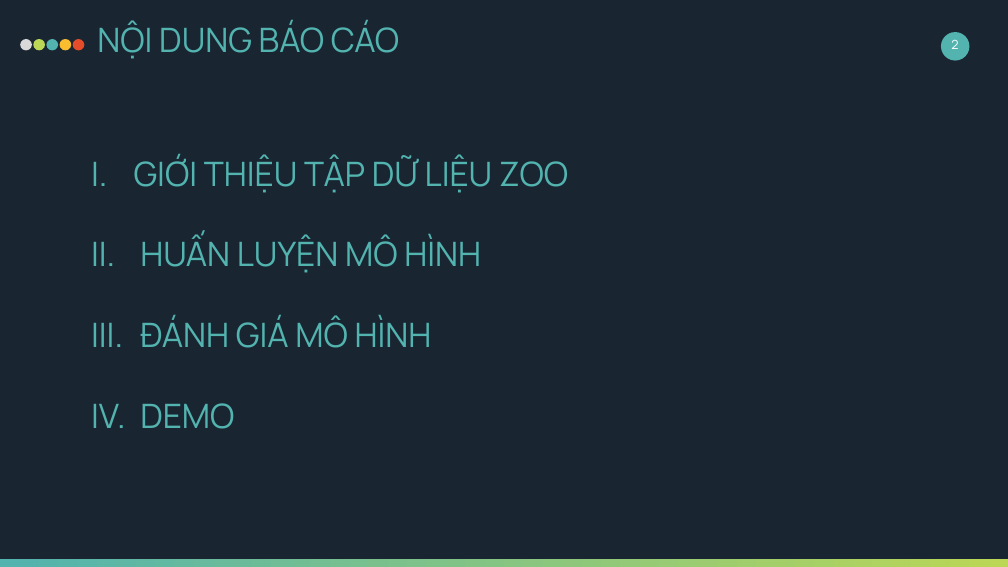
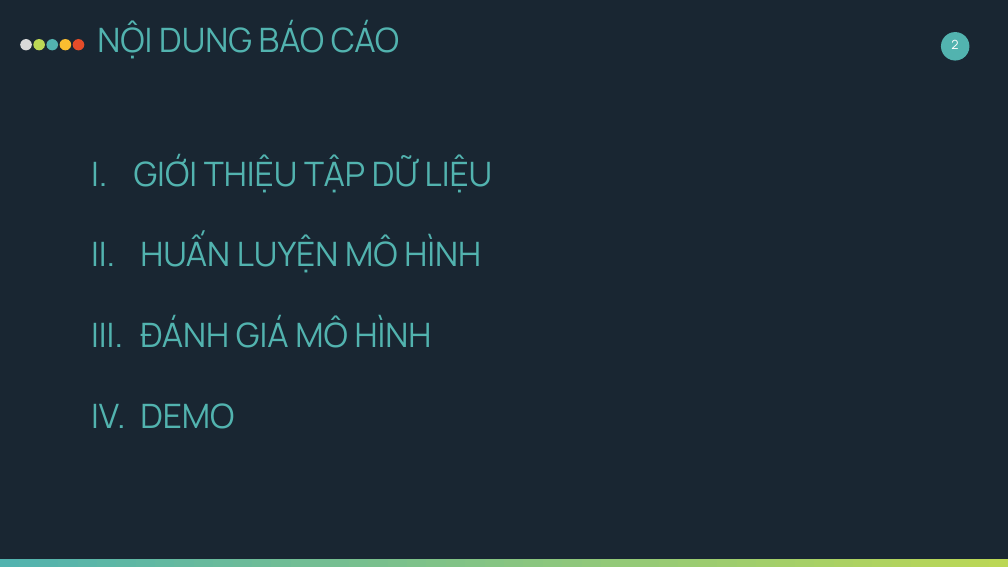
Before and after one commit to tcong51/Advanced-Machine-Learning, a slide deck: slide 2 of project1-useSVM/baocao_zoo.pptx. Drawn at 1008x567 pixels with LibreOffice and Linux fonts; fonts in the diff are those of the drawing. Boxes give left, top, right and bottom in pixels: in the first picture for what was removed or moved away, otherwise in the second. Text is boxed around its words. In the diff, an @@ line names an element or a change of style, - is before the commit and + after.

```diff
--- a/project1-useSVM/baocao_zoo.pptx
+++ b/project1-useSVM/baocao_zoo.pptx
@@ text at (x1=134, y1=154, x2=493, y2=193): text changed @@
-I. GIỚI THIỆU TẬP DỮ LIỆU ZOO
+I. GIỚI THIỆU TẬP DỮ LIỆU
```
Also in this commit, not shown: 6 other slides changed, 1 other file.
